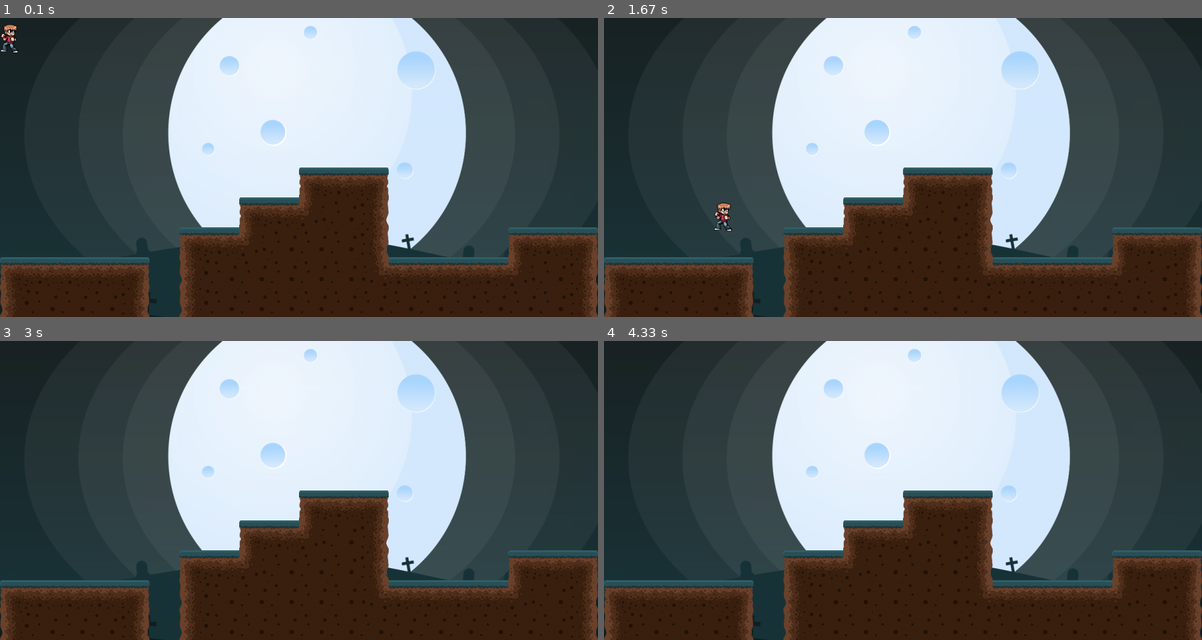
Above: before the commit, frames 1-4 (two rows, left to right).
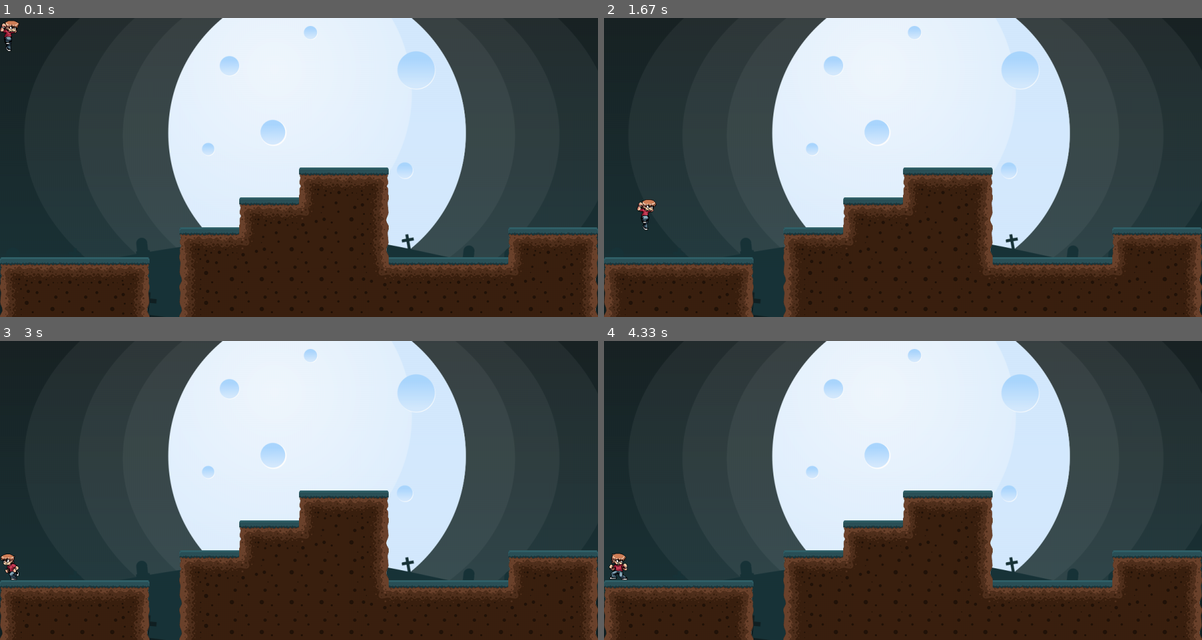
Above: after the commit, the same moments.

Repository: Tung-hehe/punch-pygame
Game: pygame game, started from main.py
Two runs of this game, one before a commit and one after it. Both use one fixed random seed, a clock stepped at 60 frames per second and the inputs below.
Inputs:
- Up to frame 1 (0.1 s): no input
- Up to frame 2 (1.67 s): hold J 0.33-0.8 s; hold D 0.33-0.8 s; hold D 0.83-1.3 s; hold W 1.33-1.63 s
- Up to frame 3 (3 s): hold D 1.67-2.13 s; hold A 2.17-2.7 s; hold A from 2.73 s (still down)
- Up to frame 4 (4.33 s): release A at 3.13 s; tap J at 3.17, 3.57, 3.97, 4.27 s; hold W 3.5-3.87 s; hold D from 3.9 s (still down)

The runs differ from the first frame. In frame 1, 0.2% of the frame differs, in the area x 0-4%, y 0-12%; in frame 2, 0.3%, in the area x 5-22%, y 60-72%; in frame 3, 0.1%; in frame 4, 0.2%.

Commit message:
fix jump

Diff:
--- a/main.py
+++ b/main.py
@@ -4,7 +4,7 @@
 pygame.init()
 pygame.mixer.init()
 screen = pygame.display.set_mode((WIDTH, HEIGHT))
-pygame.display.set_caption('My_game')
+pygame.display.set_caption('PUNCH!!!!!')
 clock = pygame.time.Clock()
 background = pygame.image.load('image/Map_2/BG.png').convert()
 map = [['0','0','0','0','0','0','0','0','0','0','0','0','0','0','0','0','0','0','0','0'],
@@ -17,10 +17,6 @@
        ['0','0','0','0','0','0','1','2','8','5','5','5','6','0','0','0','0','1','2','3'],
        ['1','2','2','2','3','0','4','5','5','5','5','5','10','2','2','2','2','8','5','6'],
        ['4','5','5','5','6','0','4','5','5','5','5','5','5','5','5','5','5','5','5','6']]
-map_width = len(map[0])*TILE_SIZE
-map_height = len(map)*TILE_SIZE
-map_check_x = 0
-map_check_y = 0
 all_sprites = pygame.sprite.Group()
 player = Player()
 platforms = pygame.sprite.Group()
@@ -33,26 +29,9 @@
 all_sprites.add(platforms)
 all_sprites.add(player)
 running = True
-def move_player(player, tiles):
-    player.rect.x += player.vel.x
-    hits_list = pygame.sprite.spritecollide(player, tiles, False)
-    for hit in hits_list:
-        if player.vel.x > 0:
-            player.rect.right = hit.rect.left
-        if player.vel.x < 0:
-            player.rect.left = hit.rect.right
-    player.rect.y += player.vel.y
-    hits_list = pygame.sprite.spritecollide(player, tiles, False)
-    for hit in hits_list:
-        if player.vel.y > 0:
-            player.rect.bottom = hit.rect.top
-        if player.vel.y < 0:
-            player.rect.top = hit.rect.bottom
-        player.cout_jump = 0
 while running:
     clock.tick(FPS)
     screen.blit(background, (-360, -200))
-    move_player(player, platforms)
     for event in pygame.event.get():
         if event.type == pygame.QUIT:
             running = False
@@ -64,15 +43,12 @@
                 player.moving = True
                 player.face_right = True
             if event.key == pygame.K_w:
-                if player.cout_jump < 2:
-                    player.vel.y = -8
+                if player.cout_jump < 1:
+                    player.jumping = True
                     player.cout_jump += 1
-            if event.key == pygame.K_q:
-                player.attack_q = True
-            if event.key == pygame.K_e:
-                player.attack_e = True
-            if event.key == pygame.K_r:
-                player.attack_r = True
+            if event.key == pygame.K_j:
+                if not player.attacking:
+                    player.attacking = True
             if event.key == pygame.K_ESCAPE:
                 pygame.quit()
         if event.type == pygame.KEYUP:
@@ -80,8 +56,7 @@
                 player.moving = False
             if event.key == pygame.K_d:
                 player.moving = False
-    map_check_x += player.vel.x
-    map_check_y += player.vel.y
+    player.move(platforms)
     all_sprites.update()
     platforms.draw(screen)
     screen.blit(player.image, (player.rect.x - (player.size[0] - player.rect.w)/2, player.rect.y - (player.size[1] - player.rect.h)))
--- a/setting.py
+++ b/setting.py
@@ -3,12 +3,12 @@
 FPS = 60
 TILE_SIZE = 60
 GRAVITY = 0.5
-PLAYER_ACC = 2
+PLAYER_ACC = 1
 PLAYER_MAX_Y = 10
 PLAYER_MAX_X = 4
 WHITE = (255, 255, 255)
-BLACK = (0, 0, 0)
-GREEN = (0, 255, 0)
-BLUE = (0, 0, 255)
-LOOP_MOVE = 0.2
-LOOP_JUMP = 1
+SPEED_RUN = 0.2
+SPEED_STAND = 0.12
+SPEED_JUMP = 0.5
+SPEED_FALL = 0.2
+SPEED_ATTACK = 0.2
--- a/sprites.py
+++ b/sprites.py
@@ -13,41 +13,102 @@
         self.image = self.stand[0]
         self.rect = self.image.get_rect()
         self.size = self.image.get_size()
-        self.current_frame = 0
-        self.current_attack = 0
-        self.attack_q = False
-        self.attack_e = False
-        self.attack_r = False
+        self.vel = vec(0, 0)
+        self.face_right = True
         self.moving = False
-        self.face_right = True
+        self.attacking = False
+        self.jumping = False
+        self.falling = False
+        self.normal_frame = 0
+        self.attack_frame = 0
+        self.jump_frame = 0
         self.cout_jump = 0
-        self.vel = vec(0., 0.5)
+
     def load_image(self):
         self.stand = load_sprite('image/Player/stand/', 6)
         self.run = load_sprite('image/Player/run/', 8)
-        self.jump = load_sprite('image/Player/jump/', 4)
-        self.combo1 = load_sprite('image/Player/attack/combo1/', 8)
-        self.combo2 = load_sprite('image/Player/attack/combo2/', 7)
-        self.combo3 = load_sprite('image/Player/attack/combo3/', 8)
-    def animate(self, action):
-        self.current_frame += 0.2
+        self.jump = [[pygame.image.load('image/Player/jump/1.png')],
+                     [pygame.image.load('image/Player/jump/' + str(i+1) + '.png') for i in range(4,9)]]
+        self.fall = [[pygame.image.load('image/Player/jump/' + str(i+1) + '.png') for i in range(1,4)],
+                     [pygame.image.load('image/Player/jump/' + str(i+1) + '.png') for i in range(9,12)]]
+        self.punch = [load_sprite('image/Player/attack/punch1/', 4),
+                      load_sprite('image/Player/attack/punch2/', 4),
+                      load_sprite('image/Player/attack/punch3/', 8)]
+        self.kick = load_sprite('image/Player/attack/kick/',7)
+        self.block = load_sprite('image/Player/block/',7)
+
+    def move(self, tiles):
+        self.rect.x += self.vel.x
+        hits_list = pygame.sprite.spritecollide(self, tiles, False)
+        for hit in hits_list:
+            if self.vel.x > 0:
+                self.rect.right = hit.rect.left
+            if self.vel.x < 0:
+                self.rect.left = hit.rect.right
+        self.rect.y += self.vel.y
+        hits_list = pygame.sprite.spritecollide(self, tiles, False)
+        for hit in hits_list:
+            if self.vel.y > 0:
+                self.rect.bottom = hit.rect.top
+                self.falling = False
+            if self.vel.y < 0:
+                self.rect.top = hit.rect.bottom
+            self.cout_jump = 0
+        if len(hits_list) == 0:
+            self.falling = True
+
+    def animate(self, action, speed):
+        self.normal_frame += speed
         if self.face_right == True:
-            self.image = action[int(self.current_frame) % len(action)]
+            self.image = action[int(self.normal_frame) % len(action)]
         else:
-            self.image = pygame.transform.flip(action[int(self.current_frame) % len(action)], True, False)
+            self.image = pygame.transform.flip(action[int(self.normal_frame) % len(action)], True, False)
+
     def update(self):
-        self.vel.y += GRAVITY
-        if self.vel.y > PLAYER_MAX_Y:
-            self.vel.y = PLAYER_MAX_Y
         if self.moving:
             if self.face_right:
                 self.vel.x += PLAYER_ACC
             else:
                 self.vel.x -= PLAYER_ACC
-            self.animate(self.run)
+            if not self.jumping and not self.falling:
+                self.animate(self.run, SPEED_RUN)
         else:
-            self.animate(self.stand)
+            self.animate(self.stand, SPEED_STAND)
             self.vel.x = 0
+        if self.jumping:
+            self.vel.x = 0
+            self.falling = False
+            self.jump_frame += SPEED_JUMP
+            if self.jump_frame >= len(self.jump[self.cout_jump]):
+                self.jumping = False
+                self.jump_frame = 0
+                self.falling = True
+                self.vel.y = -PLAYER_MAX_Y + 2
+            if self.face_right:
+                self.image = self.jump[self.cout_jump][int(self.jump_frame)]
+            else:
+                self.image = pygame.transform.flip(self.jump[self.cout_jump][int(self.jump_frame)], True, False)
+        if self.falling:
+            self.vel.y += GRAVITY
+            self.animate(self.fall[self.cout_jump], SPEED_FALL)
+        if self.attacking:
+            self.vel.x = 0
+            self.attack_frame += SPEED_ATTACK
+            if self.attack_frame >= len(self.punch[0]) + len(self.punch[1]):
+                self.attacking = False
+                self.attack_frame = 0
+            if self.face_right:
+                if self.attack_frame < len(self.punch[0]):
+                    self.image = self.punch[0][int(self.attack_frame)]
+                if self.attack_frame >= len(self.punch[0]) and self.attack_frame < len(self.punch[0]) + len(self.punch[1]):
+                    self.image = self.punch[1][int(self.attack_frame)%len(self.punch[1])]
+            else:
+                if self.attack_frame < len(self.punch[0]):
+                    self.image = pygame.transform.flip(self.punch[0][int(self.attack_frame)], True, False)
+                if self.attack_frame >= len(self.punch[0]) and self.attack_frame < len(self.punch[0]) + len(self.punch[1]):
+                    self.image = pygame.transform.flip(self.punch[1][int(self.attack_frame)%len(self.punch[1])], True, False)
+        if self.vel.y > PLAYER_MAX_Y:
+            self.vel.y = PLAYER_MAX_Y
         if self.vel.x <= -PLAYER_MAX_X:
             self.vel.x = -PLAYER_MAX_X
         if self.vel.x >= PLAYER_MAX_X:
@@ -56,33 +117,6 @@
             self.rect.x = 0
         if self.rect.x >= WIDTH - self.rect.width:
             self.rect.x = WIDTH - self.rect.width
-        if self.attack_q:
-            self.current_attack += 0.2
-            if self.current_attack >= len(self.combo1):
-                self.current_attack = 0
-                self.attack_q = False
-            if self.face_right:
-                self.image = self.combo1[int(self.current_attack)]
-            else:
-                self.image = pygame.transform.flip(self.combo1[int(self.current_attack)], True, False)
-        if self.attack_r:
-            self.current_attack += 0.2
-            if self.current_attack >= len(self.combo3):
-                self.current_attack = 0
-                self.attack_r = False
-            if self.face_right:
-                self.image = self.combo3[int(self.current_attack)]
-            else:
-                self.image = pygame.transform.flip(self.combo3[int(self.current_attack)], True, False)
-        if self.attack_e:
-            self.current_attack += 0.2
-            if self.current_attack >= len(self.combo2):
-                self.current_attack = 0
-                self.attack_e = False
-            if self.face_right:
-                self.image = self.combo2[int(self.current_attack)]
-            else:
-                self.image = pygame.transform.flip(self.combo2[int(self.current_attack)], True, False)
         self.size = self.image.get_size()
 
 class Platform(pygame.sprite.Sprite):
Renamed: image/Player/attack/combo2/1.png -> image/Player/attack/kick/1.png
Renamed: image/Player/attack/combo2/2.png -> image/Player/attack/kick/2.png
Renamed: image/Player/attack/combo2/3.png -> image/Player/attack/kick/3.png
Renamed: image/Player/attack/combo2/4.png -> image/Player/attack/kick/4.png
Renamed: image/Player/attack/combo2/5.png -> image/Player/attack/kick/5.png
Renamed: image/Player/attack/combo2/6.png -> image/Player/attack/kick/6.png
Renamed: image/Player/attack/combo2/7.png -> image/Player/attack/kick/7.png
Renamed: image/Player/attack/combo1/1.png -> image/Player/attack/punch1/1.png
Renamed: image/Player/attack/combo1/2.png -> image/Player/attack/punch1/2.png
Renamed: image/Player/attack/combo1/3.png -> image/Player/attack/punch1/3.png
Renamed: image/Player/attack/combo1/4.png -> image/Player/attack/punch1/4.png
Renamed: image/Player/attack/combo1/5.png -> image/Player/attack/punch2/1.png
(and 13 more such lines)
